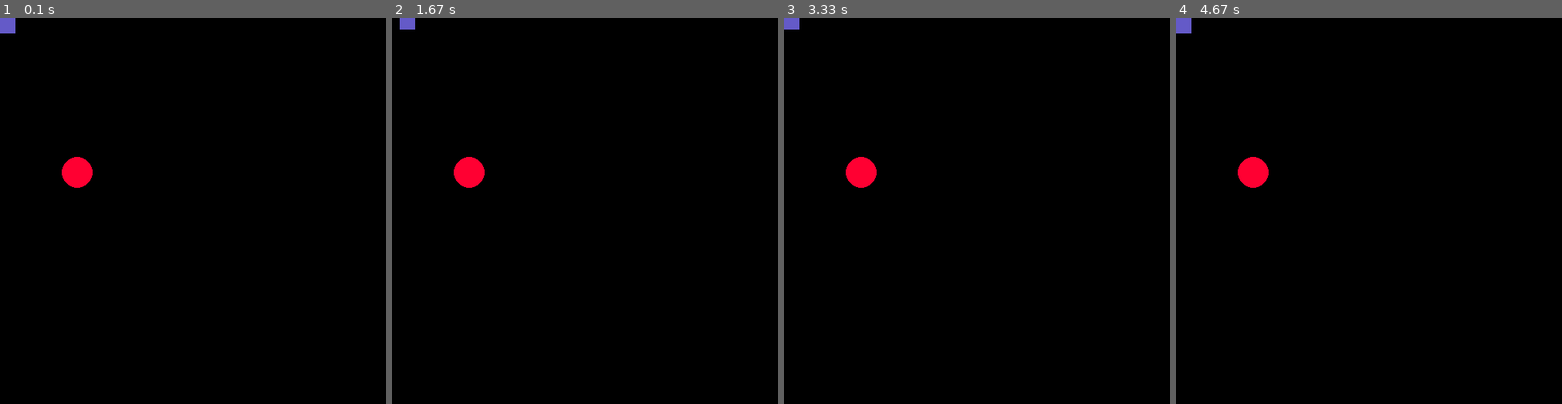
Above: before the commit, frames 1-4 (left to right).
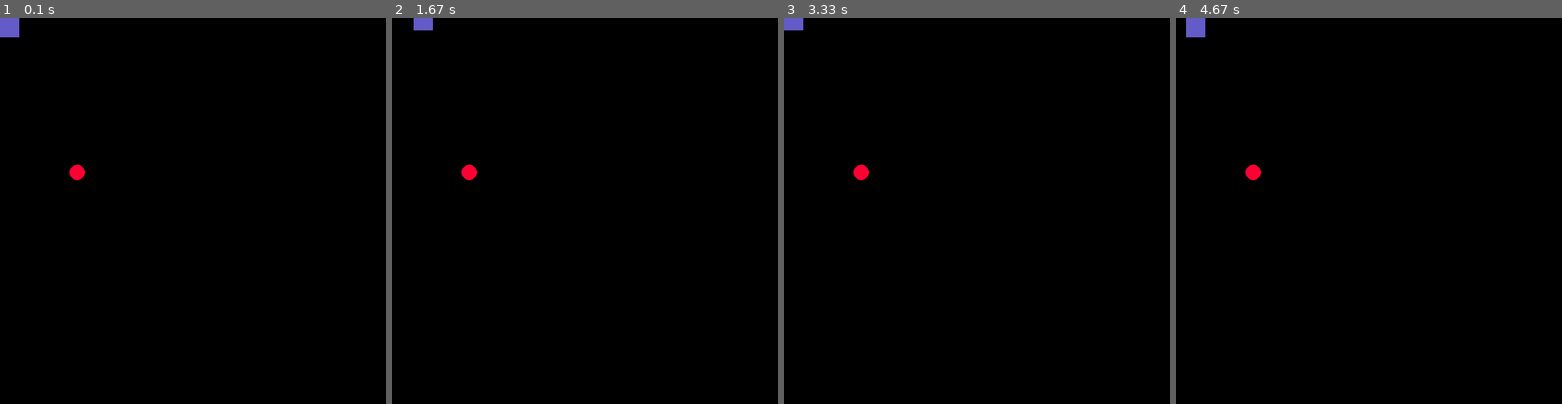
Above: after the commit, the same moments.

Repository: TigranVard/template-pygame
Game: pygame game, started from game.py
Two runs of this game, one before a commit and one after it. Both use one fixed random seed, a clock stepped at 60 frames per second and the inputs below.
Inputs:
- Up to frame 1 (0.1 s): no input
- Up to frame 2 (1.67 s): hold D 0.33-0.8 s; hold W 0.83-1.13 s; hold D 1.17-1.63 s
- Up to frame 3 (3.33 s): hold A 1.67-2.2 s; hold S 2.23-2.53 s; hold A 2.57-2.97 s; hold W from 3 s (still down)
- Up to frame 4 (4.67 s): release W at 3.37 s; hold D 3.4-4.03 s; hold S 4.07-4.43 s; hold A from 4.47 s (still down)

The runs differ from the first frame. In frame 1, 0.5% of the frame differs, in the area x 0-24%, y 0-44%; in frame 2, 0.6%; in frame 3, 0.4%; in frame 4, 0.7%.

Commit message:
Add files via upload

Diff:
--- a/game.py
+++ b/game.py
@@ -1,72 +1,83 @@
 import pygame
 import random
 
+# Переменные с размером экрана
 WIDTH = 500
 HEIGHT = 500
-FPS = 500
-# # Задаем цвета
-# WHITE = (255,255,255)
-# BLACK = (255,255,255)
-# GREEN = (0,255,0)
-# RED = (0,0,255)
-# BLUE = (0,0,255)
+
+FPS = 999
+# Задаем цвета
+WHITE = (255,255,255)
+BLACK = (255,255,255)
+GREEN = (0,255,0)
+RED = (0,0,255)
+BLUE = (0,0,255)
+# создаем игру и окно
 pygame.init()
 pygame.mixer.init()
+
+# создаем переменную, в которую запихиваем экран, устонавливаем ширину и высоту
 screen = pygame.display.set_mode((WIDTH, HEIGHT))
+# название игры
 pygame.display.set_caption("My game")
+# переменная, которая хранит время обновления экрана
 clock = pygame.time.Clock()
+# цикл игры
 running = True
-red = 0
-green = 0
-black = 0
-blue = 0
-isRedMax = False
+# цвет фона
+screenColor = (0,0,0)
 
+# параметры игрока
 y = 0
 x = 0
+# ширина и высота игрока
+width_player = 25
+height_player = 25
 
+# цвет яблока
 colorApple = (255, 0, 50)
+# координаты яблока
 x_apple = 100
 y_apple = 200
 
+#цикл
 while running:
+    #держим цикл на правильной скорости
     clock.tick(FPS)
-    screen.fill((red,green,blue))
+    # заполнять экран цветом
+    screen.fill(screenColor)
 
-    # if isRedMax == True:
-    #     green = green + 0.5
-    # else:
-    #     red = red + 0.5
-    #     if red == 255:
-    #         red = 0
-    #         isRedMax = True
-    #     print(red)
+    # рисуем прямоугольный прямоугольник который квадрат  с цветом координатами и размером
+    pygame.draw.rect(screen,(100,90,200),[x,y,width_player,height_player])
+
+    # рисуем яблоко 15 - это R радиус
+    pygame.draw.circle(screen,colorApple,[x_apple,y_apple],10)
 
 
-    pygame.draw.rect(screen,(100,90,200),[x,y,20,20])
-    #рисуем яблоко
-    pygame.draw.circle(screen,colorApple,[x_apple,y_apple],20)
+    if (x<0 or x > WIDTH - width_player):
+        running = False
+        pass
+    if ((x < x_apple+15 and x_apple-15 < x + width_player) and (y < y_apple+15 and y_apple-15 < y + height_player)):
+        width_player += 10
+        x_apple = random.randint(0,WIDTH)
+        y_apple = random.randint(0,HEIGHT)
+        pygame.draw.circle(screen,colorApple,[x_apple,y_apple],10)
 
-    for event in  pygame.event.get():
+
+
+    keys = pygame.key.get_pressed()
+    if keys[pygame.K_w]:
+        y = y - 0.25
+    if keys[pygame.K_s]:
+        y = y + 0.25
+    if keys[pygame.K_a]:
+        x = x - 0.25
+    if keys[pygame.K_d]:
+        x = x + 0.25
+
+    for event in pygame.event.get():
         if event.type == pygame.QUIT:
             running = False
-        if event.type == pygame.KEYDOWN:
-            if event.key == pygame.K_w:
-                y = y - 5
-                print("Нажали на W")
-            if event.key == pygame.K_s:
-                y = y + 5
-                print("Нажали на S")
-            if event.key == pygame.K_a:
-                x = x - 5
-                print("Нажали на A")
-            if event.key == pygame.K_d:
-                x = x + 5
-                print("Нажали на D")
-            if event.key == pygame.K_SPACE:
-                print("Нажали на SPACE")
-
-
 
 
     pygame.display.flip()
